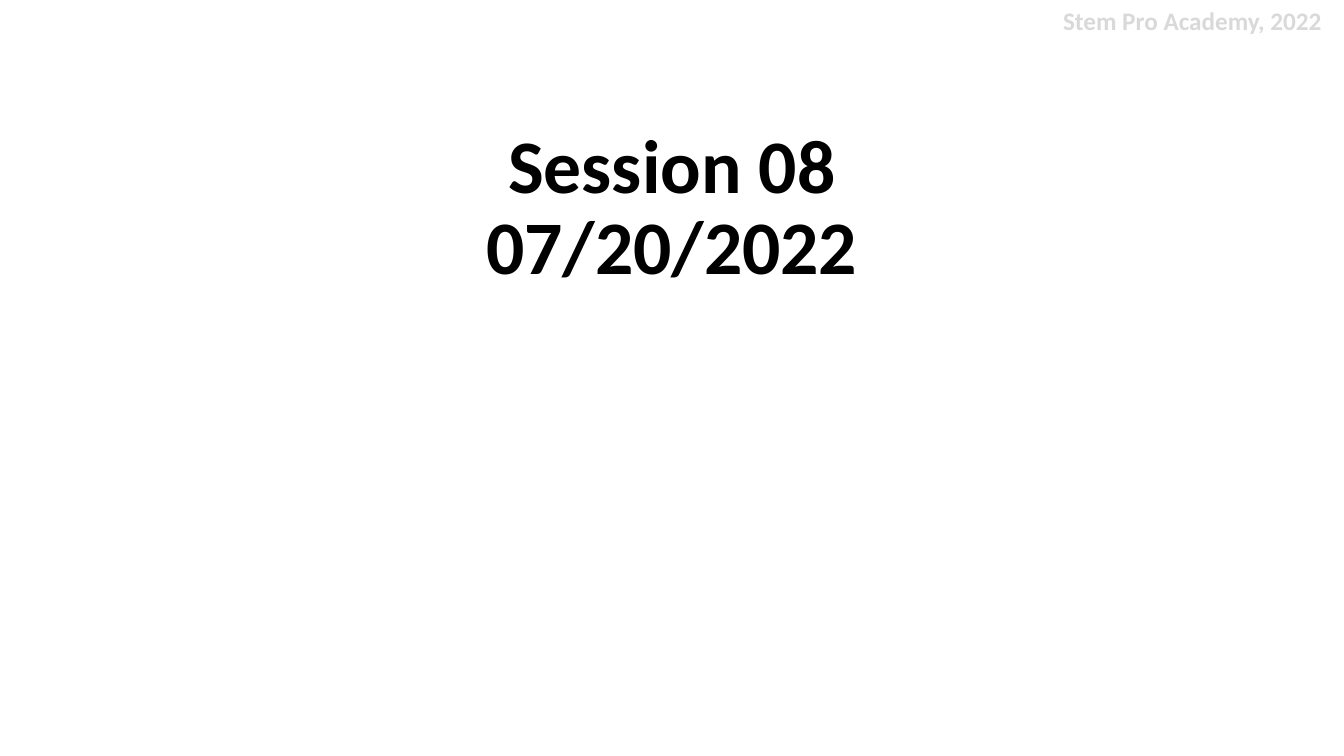
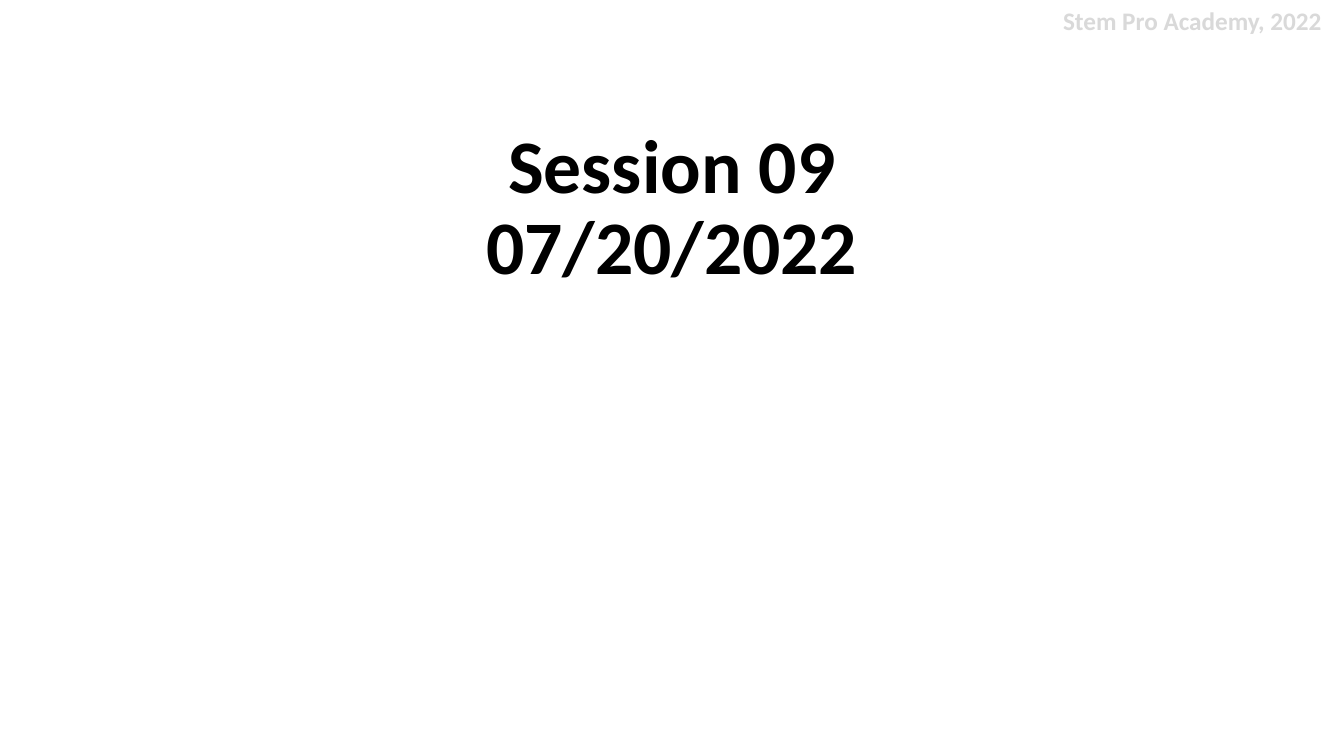
Before and after one commit to stemproaca/dscamp, a slide deck: slide 2 of lessons/session09/Session_09.pptx. Drawn at 1344x756 pixels with LibreOffice and Linux fonts; fonts in the diff are those of the drawing. Boxes give left, top, right and bottom in pixels: in the first picture for what was removed or moved away, otherwise in the second. Text is boxed around its words. In the diff, an @@ line names an element or a change of style, - is before the commit and + after.

```diff
--- a/lessons/session09/Session_09.pptx
+++ b/lessons/session09/Session_09.pptx
@@ title at (486,140,857,278): text changed @@
-Session 08
-07/20/2022
+Session 09
+07/20/2022
```
Also in this commit, not shown: 1 other slide changed, 19 other files.
